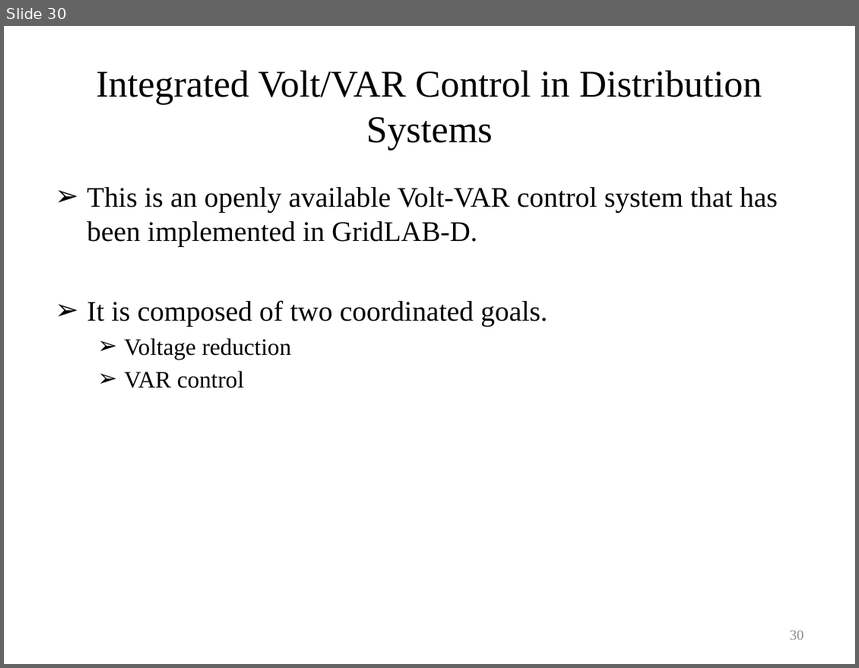
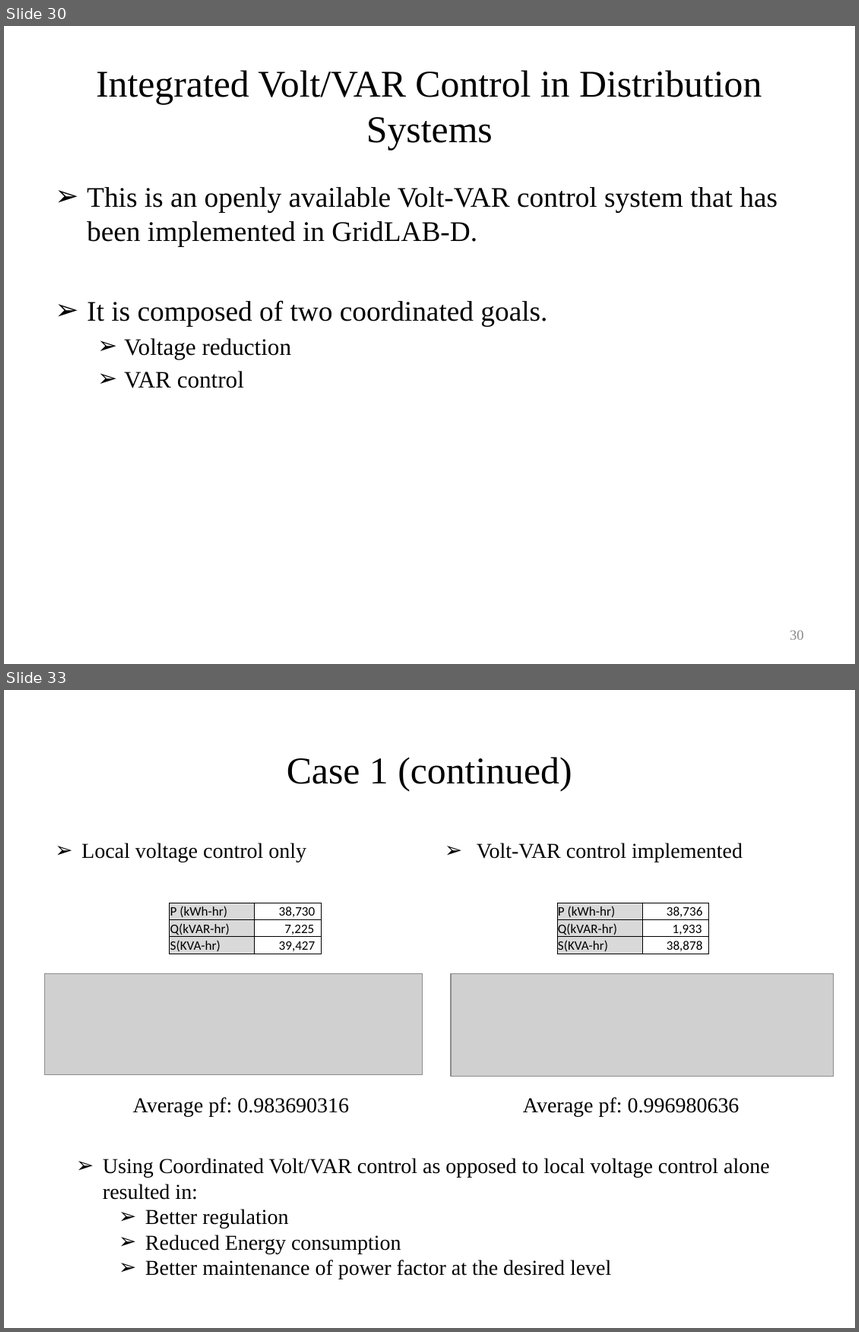
Before and after one commit to gridlab-d/course, a slide deck: University of Washington Class/Module 6 - Volt-VAR optimization.pptx. Shown one above the other, each under a label of ours: slide 30 before the commit, slides 30 and 33 after it; the slides between them are not shown. The pictures are 859x668 and 859x1332 pixels, drawn with LibreOffice and Linux fonts; fonts in the diff are those of the drawing; grey boxes stand for pictures. Boxes give left, top, right and bottom in pixels: in the first picture for what was removed or moved away, otherwise in the second. Text is boxed around its words. In the diff, an @@ line names an element or a change of style, - is before the commit and + after.

```diff
--- a/University of Washington Class/Module 6 - Volt-VAR optimization.pptx
+++ b/University of Washington Class/Module 6 - Volt-VAR optimization.pptx
@@ slide 33 added at [4, 690, 855, 1328], background #FFFFFF @@
@@ title added at [287, 757, 572, 791], 32 pt, text #000000 @@
+Case 1 (continued)
@@ text added at [82, 843, 306, 863], 18 pt, text #000000 @@
+➢ Local voltage control only
@@ text added at [477, 843, 743, 863], 18 pt, text #000000 @@
+➢ Volt-VAR control implemented
@@ table added at [169, 903, 321, 954], 3 rows, 2 columns @@
+P (kWh-hr) | 38,730
+Q(kVAR-hr) | 7,225
+S(KVA-hr) | 39,427
@@ table added at [557, 903, 709, 954], 3 rows, 2 columns @@
+P (kWh-hr) | 38,736
+Q(kVAR-hr) | 1,933
+S(KVA-hr) | 38,878
@@ picture added at [45, 973, 423, 1075] @@
@@ picture added at [451, 973, 834, 1076] @@
@@ text added at [133, 1097, 349, 1116], 18 pt, text #000000 @@
+Average pf: 0.983690316
@@ text added at [523, 1097, 740, 1116], 18 pt, text #000000 @@
+Average pf: 0.996980636
@@ text added at [103, 1158, 770, 1280], 18 pt, text #000000 @@
+➢ Using Coordinated Volt/VAR control as opposed to local voltage control alone resulted in:
+  ➢ Better regulation
+  ➢ Reduced Energy consumption
+  ➢ Better maintenance of power factor at the desired level
```
Also in this commit, not shown: 6 other slides added.
